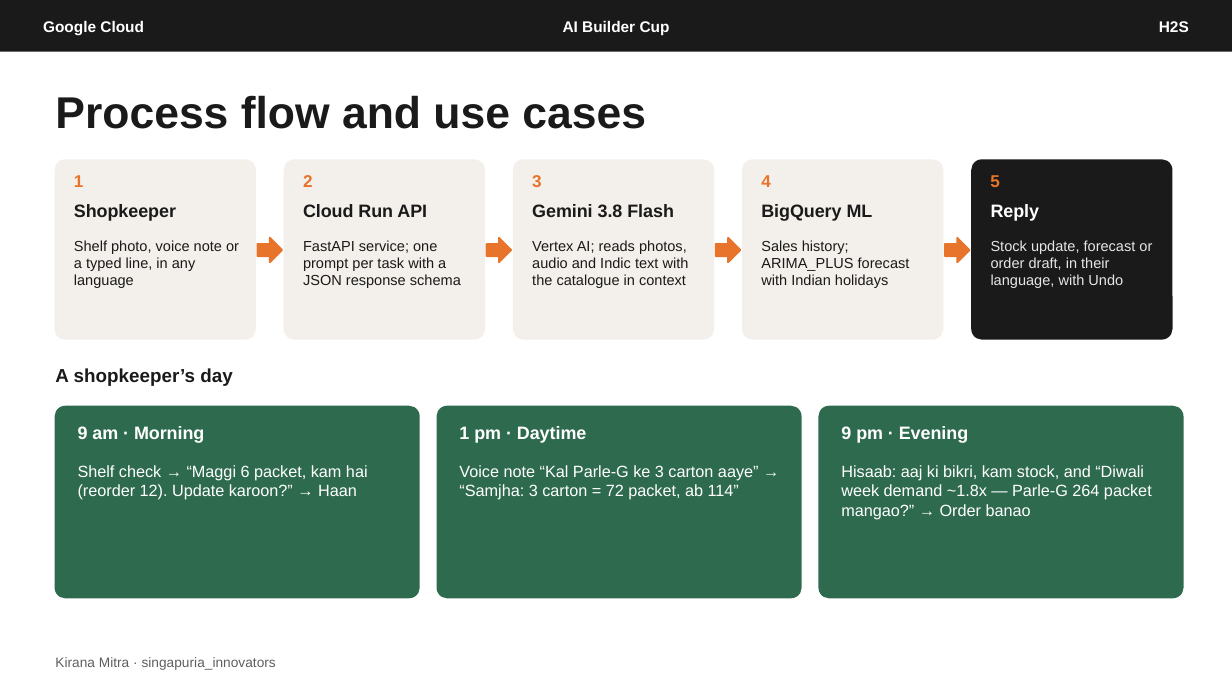
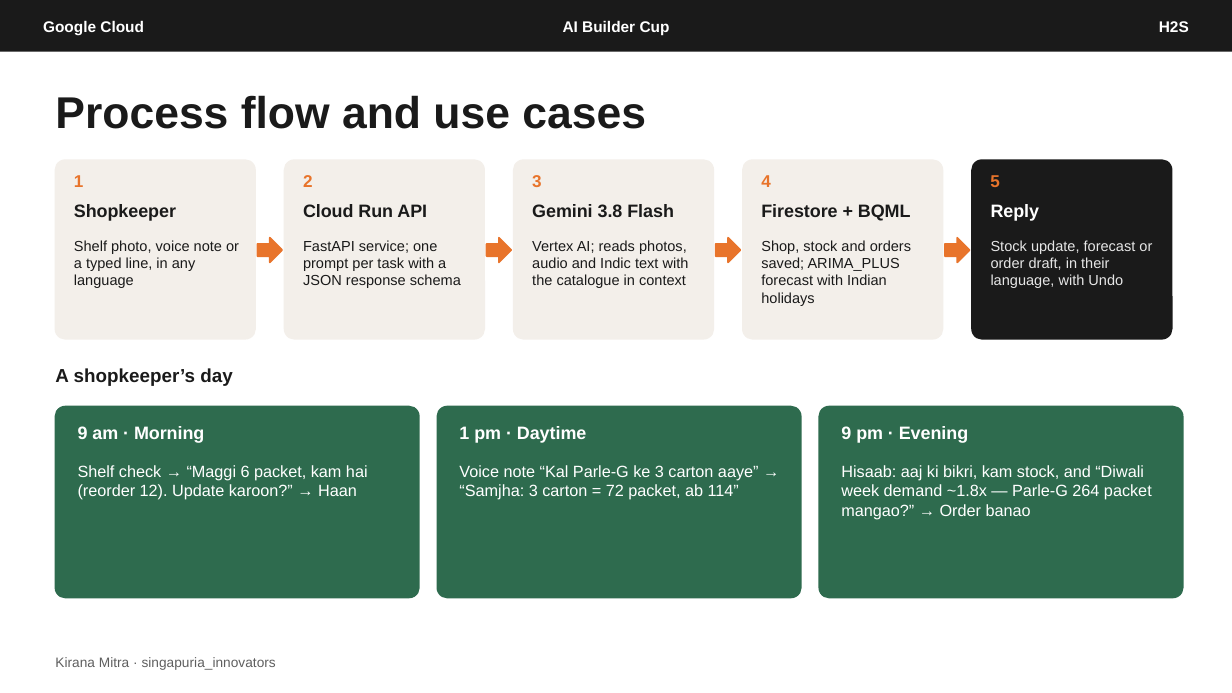
Before and after one commit to CuriousCoder2024/kirana-mitra, a slide deck: slide 5 of docs/submission/Kirana-Mitra-AI-Builder-Cup-Submission.pptx. Drawn at 1232x693 pixels with LibreOffice and Linux fonts; fonts in the diff are those of the drawing. Boxes give left, top, right and bottom in pixels: in the first picture for what was removed or moved away, otherwise in the second. Text is boxed around its words. In the diff, an @@ line names an element or a change of style, - is before the commit and + after.

```diff
--- a/docs/submission/Kirana-Mitra-AI-Builder-Cup-Submission.pptx
+++ b/docs/submission/Kirana-Mitra-AI-Builder-Cup-Submission.pptx
@@ text at bbox=[761, 204, 911, 221]: text changed @@
-BigQuery ML
+Firestore + BQML
@@ text at bbox=[761, 240, 911, 306]: text changed @@
-Sales history; ARIMA_PLUS forecast with Indian holidays
+Shop, stock and orders saved; ARIMA_PLUS forecast with Indian holidays
```
Also in this commit, not shown: 2 other slides changed, 1 other file.
